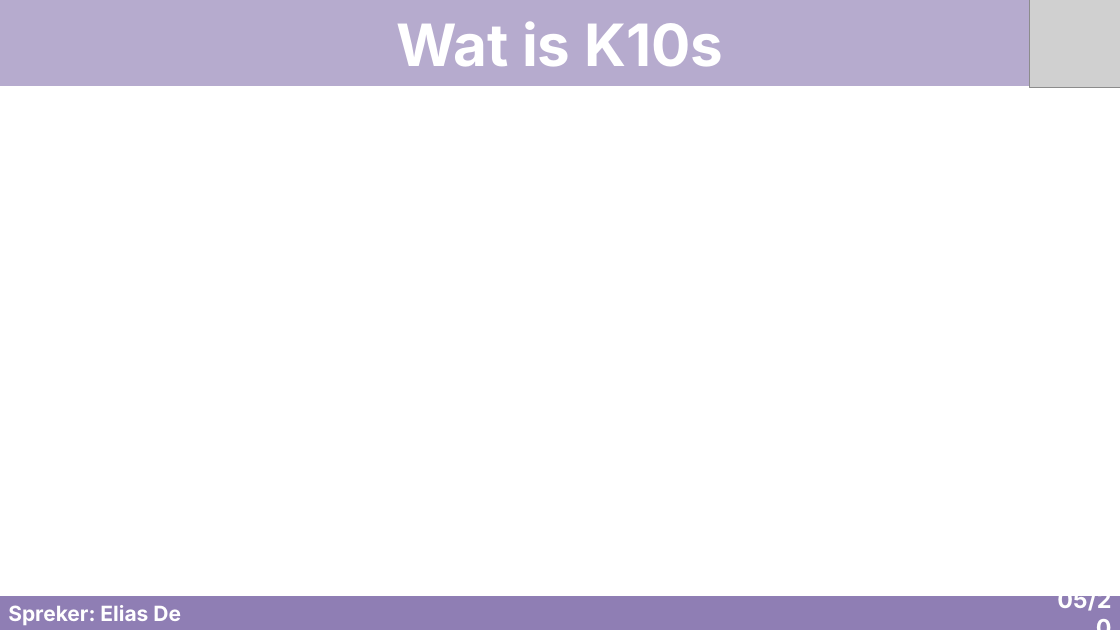
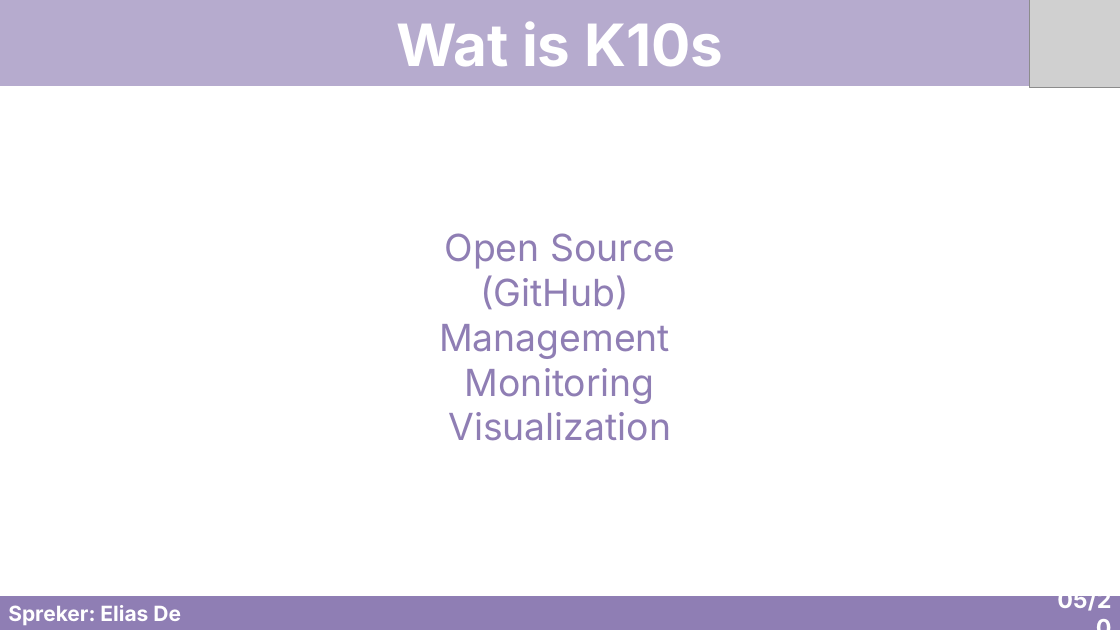
Before and after one commit to EliasDeHondt/K10s, a slide deck: slide 8 of docs/pptx/presentation.pptx. Drawn at 1120x630 pixels with LibreOffice and Linux fonts; fonts in the diff are those of the drawing; grey boxes stand for pictures. Boxes give left, top, right and bottom in pixels: in the first picture for what was removed or moved away, otherwise in the second. Text is boxed around its words. In the diff, an @@ line names an element or a change of style, - is before the commit and + after.

```diff
--- a/docs/pptx/presentation.pptx
+++ b/docs/pptx/presentation.pptx
@@ text added at [439, 233, 675, 441], 32 pt, text #8F7EB4 @@
+Open Source (GitHub)
+Management
+Monitoring
+Visualization
```
Also in this commit, not shown: 6 slides added, 1 other file.
